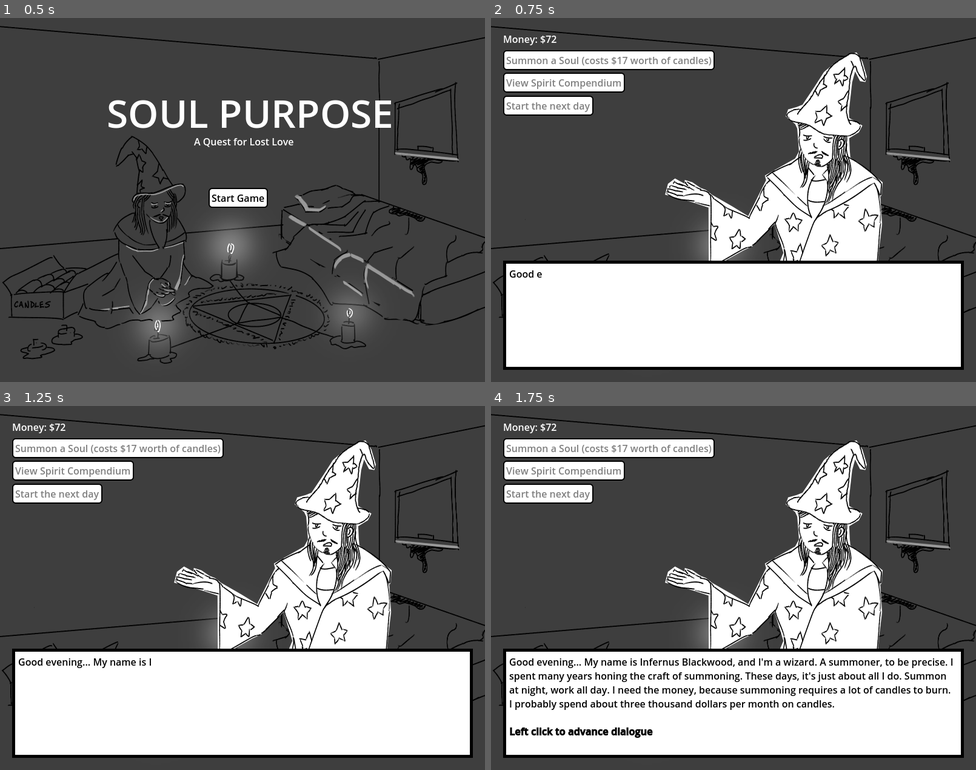
Above: before the commit, frames 1-4 (two rows, left to right).
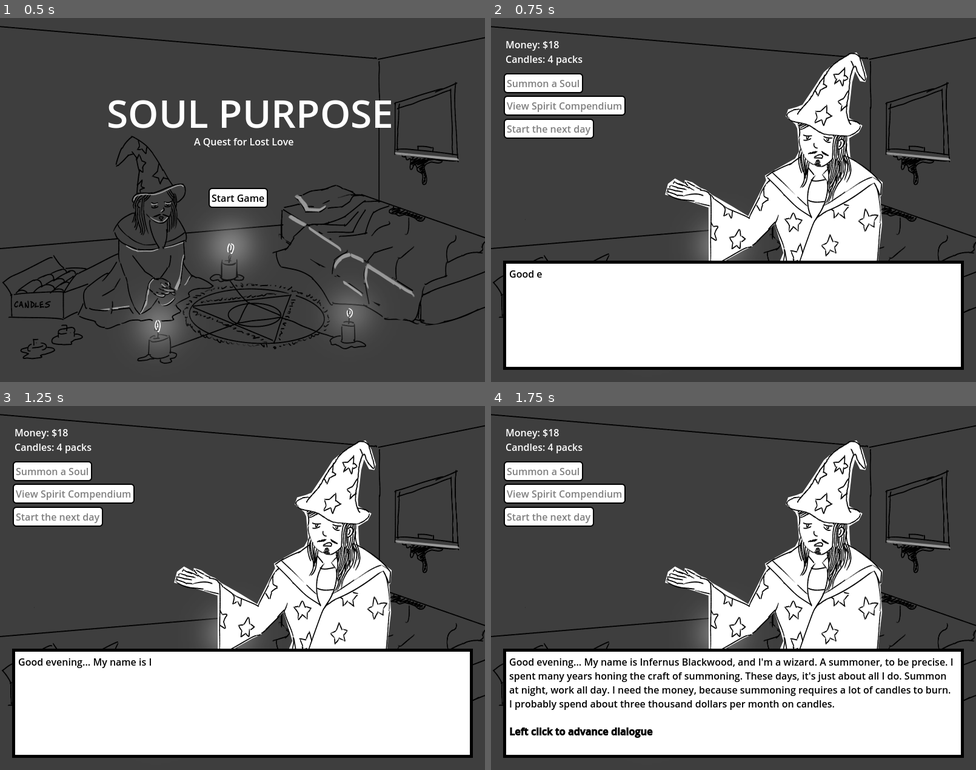
Above: after the commit, the same moments.

Repository: m4ym4y/ld55-soul-purpose
Game: Godot game, scene res://main.tscn
The game is run twice, just before and just after one commit, with the same random seed, the same clock (stepped at 60 frames per second) and the same inputs.
Inputs (mouse positions are in pixels of both pictures, inside the frame that each line leads up to):
- Up to frame 1 (0.5 s): no input
- Up to frame 2 (0.75 s): click "Start Game" at 0.5 s
- Up to frame 3 (1.25 s): no input
- Up to frame 4 (1.75 s): tap Enter at 1.25 s; move the mouse to (840, 569) at 1.27 s; click (840, 569) at 1.42 s

Frame 1 is identical in both runs. In frame 2, 4.9% of the frame differs, in the area x 2-47%, y 4-34%; in frame 3, 4.9%; in frame 4, 4.9%.

Commit message:
candle store girl route lets fckn goooooo

Diff:
--- /dev/null
+++ b/candle_store_scene.gd
@@ -0,0 +1,160 @@
+extends Node2D
+
+signal finished
+
+# TODO: can add some cute extra chatter
+var candle_store_dialogue = [
+]
+
+# Called when the node enters the scene tree for the first time.
+var state
+var date_sequence = false
+func init(_state):
+	state = _state
+
+func _ready():
+	if not state:
+		state = $StateContainer
+
+	if state.money < 17:
+		finished.emit()
+		return
+
+	if state.candle_store_visits == 10:
+	#if state.candle_store_visits == 0:
+		print("0 visits")
+		date_sequence = true
+		$DialogueBox.init([
+			{
+				"text": "Oh, H-Hi Infernus! Welcome to House of Wax!",
+				"img": "candice",
+			},
+			{
+				"text": "Hi. I'm here to buy some more candles.",
+				"img": "infernus",
+			},
+			{
+				"text": "Y-Yeah totally. Listen, Infernus, I was wondering if I could ask you something?",
+				"img": "candice_blush",
+			},
+			{
+				"text": "Oh! Sure, yes, what query is it that you desire to ask me?",
+				"img": "infernus",
+			},
+			{
+				"text": "Well, I know it might be out of line for me to ask you something like this, seeing as Charlotte died only a year ago. But, um, lately I've been looking forward every day to when you come in. And, well, I guess. I think you're kinda [wave]candle-rific[/wave]\n\n[i]Oh my god did I really just say that...[/i]",
+				"img": "candice_blush",
+			},
+			{
+				"text": "I was just wondering if you'd like to see me sometime, outside of this store. I... Yeah. Would you like to?",
+				"img": "candice_blush",
+			},
+			{
+				"text": "Oh-- Oh! Oh. I never knew you saw me that way... do you mind if I think about it for a moment?",
+				"img": "infernus",
+			}
+		])
+	# Do the default thing
+	elif state.candle_store_visits >= candle_store_dialogue.size() or not candle_store_dialogue[state.candle_store_visits]:
+		$DialogueBox.init([
+			{
+				"text": "Hi Infernus! Welcome to House of Wax! Back for more candles?",
+				"img": "candice",
+			},
+			{
+				"text": "Yes. I'll take %d packs of occult grade candles please." % (state.money / 17),
+				"img": "infernus",
+			},
+			{
+				"text": "Alrighty! There you go! Have a candle-rific evening!",
+				"img": "candice",
+			},
+			{
+				"text": "Thank you. You as well.",
+				"img": "infernus",
+			},
+			{
+				"text": "Time to go home and perform some summoning."
+			}
+		])
+	else:
+		$DialogueBox.init(candle_store_dialogue[state.candle_store_visits])
+
+	state.candles += state.money / 17
+	state.money = int(state.money) % 17
+	state.candle_store_visits += 1
+
+func _on_dialogue_box_finished():
+	if date_sequence:
+		$Question.visible = true
+	elif end_sequence:
+		get_tree().reload_current_scene()
+	else:
+		finished.emit()
+
+var end_sequence = false
+func _on_yes_pressed():
+	$Question.visible = false
+	date_sequence = false
+	end_sequence = true
+	$DialogueBox.init([
+		{
+			"text": "I... I don't know your name yet. This is embarassing.",
+			"img": "infernus",
+		},
+		{
+			"text": "My name is Candice",
+			"img": "candice_blush",
+		},
+		{
+			"text": "Candice, I'd really like to see you some time. And I'm glad that you asked me. Every time I come in, you brighten up my day-- like a candle.",
+			"img": "infernus",
+		},
+		{
+			"text": "Yay!! I mean, yay! yes. It will be nice? Let me give you my number, if that's okay...",
+			"img": "candice_blush",
+		},
+		{
+			"text": "Yes, of course. I'll give you a call tonight after you're off work.",
+			"img": "infernus",
+		},
+		{
+			"text": "It feel strange to be moving on. But it feels right, also. I have a good feeling about Candice. Maybe things are starting to look up for Infernus Blackwood.",
+		},
+		{
+			"text": "[b]With that, it's time for the game to end. Thank you for playing Soul Purpose![/b]",
+		},
+		{
+			"text": "[b]The game will now return to the main menu.[/b]",
+		},
+	])
+
+func _on_no_pressed():
+	$Question.visible = false
+	date_sequence = false
+	$DialogueBox.init([
+		{
+			"text": "Look, you're a candle-rific gal, but I just don't think I'm ready. I'm still trying to bring Charlotte back, with my summoning magic. And I'm not giving up on that, so I'm sorry, but I can't date you.",
+			"img": "infernus",
+		},
+		{
+			"text": "Oh... Of course, I'm sorry, it was wrong of me to even ask.",
+			"img": "candice_blush",
+		},
+		{
+			"text": "Please don't feel bad about it. I still enjoy our chats, whenever I visit here.",
+			"img": "infernus",
+		},
+		{
+			"text": "I do too! I guess I'll see you next time, then?",
+			"img": "candice",
+		},
+		{
+			"text": "Yes, of course. I'll just purchase my usual candles, also. Good night.",
+			"img": "infernus",
+		},
+	])
+
+# Called every frame. 'delta' is the elapsed time since the previous frame.
+func _process(delta):
+	pass
--- /dev/null
+++ b/candle_store_scene.tscn
@@ -0,0 +1,76 @@
+[gd_scene load_steps=6 format=3 uid="uid://gn5yo86mydy5"]
+
+[ext_resource type="Texture2D" uid="uid://bc6dbhudc7b6t" path="res://assets/candle-store.png" id="1_hvqvi"]
+[ext_resource type="Script" path="res://candle_store_scene.gd" id="1_tq1jo"]
+[ext_resource type="PackedScene" uid="uid://b1yofrb2qrxbe" path="res://dialogue_box.tscn" id="2_55smg"]
+[ext_resource type="PackedScene" uid="uid://yavs46qwbjny" path="res://state_container.tscn" id="4_biyvc"]
+[ext_resource type="Theme" uid="uid://b1403fceh41l5" path="res://control_theme.tres" id="5_8oipp"]
+
+[node name="CandleStoreScene" type="Node2D"]
+script = ExtResource("1_tq1jo")
+
+[node name="Candle-store" type="Sprite2D" parent="."]
+position = Vector2(400, 300)
+scale = Vector2(0.5, 0.5)
+texture = ExtResource("1_hvqvi")
+
+[node name="DialogueBox" parent="." instance=ExtResource("2_55smg")]
+
+[node name="StateContainer" parent="." instance=ExtResource("4_biyvc")]
+
+[node name="Question" type="Control" parent="."]
+visible = false
+layout_mode = 3
+anchors_preset = 0
+offset_right = 40.0
+offset_bottom = 40.0
+
+[node name="ColorRect" type="ColorRect" parent="Question"]
+layout_mode = 0
+offset_left = 200.0
+offset_top = 300.0
+offset_right = 600.0
+offset_bottom = 500.0
+color = Color(0, 0, 0, 1)
+
+[node name="ColorRect2" type="ColorRect" parent="Question"]
+layout_mode = 0
+offset_left = 205.0
+offset_top = 305.0
+offset_right = 595.0
+offset_bottom = 495.0
+
+[node name="Yes" type="Button" parent="Question"]
+layout_mode = 0
+offset_left = 216.0
+offset_top = 448.0
+offset_right = 346.0
+offset_bottom = 481.0
+theme = ExtResource("5_8oipp")
+text = "Yes"
+
+[node name="No" type="Button" parent="Question"]
+layout_mode = 0
+offset_left = 464.0
+offset_top = 448.0
+offset_right = 581.0
+offset_bottom = 481.0
+theme = ExtResource("5_8oipp")
+text = "No"
+
+[node name="Label" type="Label" parent="Question"]
+layout_mode = 0
+offset_left = 256.0
+offset_top = 344.0
+offset_right = 530.0
+offset_bottom = 393.0
+theme = ExtResource("5_8oipp")
+theme_override_colors/font_color = Color(0, 0, 0, 1)
+text = "Is Infernus ready to move on?
+Will he go for a date with
+the candle store girl?"
+horizontal_alignment = 1
+
+[connection signal="finished" from="DialogueBox" to="." method="_on_dialogue_box_finished"]
+[connection signal="pressed" from="Question/Yes" to="." method="_on_yes_pressed"]
+[connection signal="pressed" from="Question/No" to="." method="_on_no_pressed"]
--- a/dialogue_box.tscn
+++ b/dialogue_box.tscn
@@ -1,11 +1,29 @@
-[gd_scene load_steps=5 format=3 uid="uid://b1yofrb2qrxbe"]
+[gd_scene load_steps=7 format=3 uid="uid://b1yofrb2qrxbe"]
 
 [ext_resource type="Script" path="res://dialogue_box.gd" id="1_7xrqf"]
 [ext_resource type="PackedScene" uid="uid://y70702kwpevi" path="res://textbox.tscn" id="2_n553s"]
+[ext_resource type="Texture2D" uid="uid://irhmnvt32w03" path="res://assets/candle-store-girl.png" id="2_vfsgk"]
+[ext_resource type="Texture2D" uid="uid://cgtq4whg361n3" path="res://assets/candice_blush.png" id="3_3hhy5"]
 [ext_resource type="Texture2D" uid="uid://dle4rjeybfa5q" path="res://assets/infernus-portrait.png" id="3_djydu"]
 
 [sub_resource type="SpriteFrames" id="SpriteFrames_dysft"]
 animations = [{
+"frames": [{
+"duration": 1.0,
+"texture": ExtResource("2_vfsgk")
+}],
+"loop": true,
+"name": &"candice",
+"speed": 5.0
+}, {
+"frames": [{
+"duration": 1.0,
+"texture": ExtResource("3_3hhy5")
+}],
+"loop": true,
+"name": &"candice_blush",
+"speed": 5.0
+}, {
 "frames": [{
 "duration": 1.0,
 "texture": null
--- a/main.gd
+++ b/main.gd
@@ -4,6 +4,7 @@
 @export var homeScene: PackedScene
 @export var drivingScene: PackedScene
 @export var officeScene: PackedScene
+@export var candleStoreScene: PackedScene
 
 var stateScene = load("res://state_container.tscn")
 var state
@@ -18,7 +19,8 @@
 		"home": "driving_to",
 		"driving_to": "office",
 		"office": "driving_from",
-		"driving_from": "home",
+		"driving_from": "candle_store",
+		"candle_store": "home",
 }
 
 # Called when the node enters the scene tree for the first time.
@@ -29,6 +31,7 @@
 		"driving_to": drivingScene,
 		"office": officeScene,
 		"driving_from": drivingScene,
+		"candle_store": candleStoreScene,
 	}
 	state = stateScene.instantiate()
 	next_scene()
--- a/main.tscn
+++ b/main.tscn
@@ -1,10 +1,11 @@
-[gd_scene load_steps=6 format=3 uid="uid://du12wlr2n12de"]
+[gd_scene load_steps=7 format=3 uid="uid://du12wlr2n12de"]
 
 [ext_resource type="Script" path="res://main.gd" id="1_fitdw"]
 [ext_resource type="PackedScene" uid="uid://bf64ox57xkhst" path="res://main_menu.tscn" id="2_7ihsl"]
 [ext_resource type="PackedScene" uid="uid://dw8sq5c35d3e3" path="res://room.tscn" id="2_uwm8h"]
 [ext_resource type="PackedScene" uid="uid://dkeuuim2yfwqr" path="res://driving.tscn" id="3_88lke"]
 [ext_resource type="PackedScene" uid="uid://j4ihl5y2awa" path="res://office.tscn" id="4_ey3op"]
+[ext_resource type="PackedScene" uid="uid://gn5yo86mydy5" path="res://candle_store_scene.tscn" id="6_ykl7j"]
 
 [node name="Main" type="Node2D"]
 script = ExtResource("1_fitdw")
@@ -12,4 +13,5 @@
 homeScene = ExtResource("2_uwm8h")
 drivingScene = ExtResource("3_88lke")
 officeScene = ExtResource("4_ey3op")
+candleStoreScene = ExtResource("6_ykl7j")
 metadata/_edit_lock_ = true
--- a/room.gd
+++ b/room.gd
@@ -59,7 +59,7 @@
 	$ShowCompendium.disabled = true
 
 func enable_controls():
-	if state.money >= PULL_PRICE:
+	if state.candles >= 1:
 		$Button.disabled = false
 	$NextDayButton.disabled = false
 	$ShowCompendium.disabled = false
@@ -84,7 +84,8 @@
 		$SummonResult.scale.y += delta * 0.5
 
 func show_balance():
-	$Balance.text = "Money: $" + str(state.money)
+	$Money.text = "Money: $%d" % state.money
+	$Candles.text = "Candles: %d packs" % state.candles
 
 func start_summoning():
 	disable_controls()
@@ -137,7 +138,7 @@
 		pass
 
 	# deduct balance
-	state.money -= PULL_PRICE
+	state.candles -= 1
 	show_balance()
 	start_summoning()
 
--- a/room.tscn
+++ b/room.tscn
@@ -200,37 +200,45 @@
 animation = &"empty"
 
 [node name="Button" type="Button" parent="."]
-offset_left = 20.0
-offset_top = 53.0
-offset_right = 277.0
-offset_bottom = 84.0
-focus_mode = 0
-theme = ExtResource("14_afhcp")
-text = "Summon a Soul (costs $17 worth of candles)"
+offset_left = 21.0
+offset_top = 91.0
+offset_right = 152.0
+offset_bottom = 124.0
+focus_mode = 0
+theme = ExtResource("14_afhcp")
+text = "Summon a Soul"
 
 [node name="ShowCompendium" type="Button" parent="."]
-offset_left = 20.0
-offset_top = 90.0
-offset_right = 219.0
-offset_bottom = 121.0
+offset_left = 21.0
+offset_top = 128.0
+offset_right = 222.0
+offset_bottom = 161.0
 focus_mode = 0
 theme = ExtResource("14_afhcp")
 text = "View Spirit Compendium"
 
 [node name="NextDayButton" type="Button" parent="."]
-offset_left = 20.0
-offset_top = 128.0
-offset_right = 167.0
-offset_bottom = 159.0
+offset_left = 21.0
+offset_top = 166.0
+offset_right = 170.0
+offset_bottom = 199.0
 focus_mode = 0
 theme = ExtResource("14_afhcp")
 text = "Start the next day"
 
-[node name="Balance" type="Label" parent="."]
-offset_left = 20.0
-offset_top = 23.0
-offset_right = 151.0
-offset_bottom = 46.0
+[node name="Money" type="Label" parent="."]
+offset_left = 24.0
+offset_top = 32.0
+offset_right = 155.0
+offset_bottom = 55.0
+theme = ExtResource("14_afhcp")
+text = "<PLACEHOLDER>"
+
+[node name="Candles" type="Label" parent="."]
+offset_left = 24.0
+offset_top = 56.0
+offset_right = 155.0
+offset_bottom = 79.0
 theme = ExtResource("14_afhcp")
 text = "<PLACEHOLDER>"
 
--- a/state_container.gd
+++ b/state_container.gd
@@ -1,9 +1,11 @@
 extends Node
 
-var money = 72
+var candles = 4
+var money = 18
 var first_time_summoning = true
 var first_time_working = true
 var day = 0
+var candle_store_visits = 0
 
 var pull_table = {
 	"dave": {
Binary file added: assets/candice_blush.png
Not shown, added: assets/candice_blush.png.import
Binary file added: assets/candle-store-girl.png
Not shown, added: assets/candle-store-girl.png.import
Binary file added: assets/candle-store.png
Not shown, added: assets/candle-store.png.import
Not shown, changed: README.md
